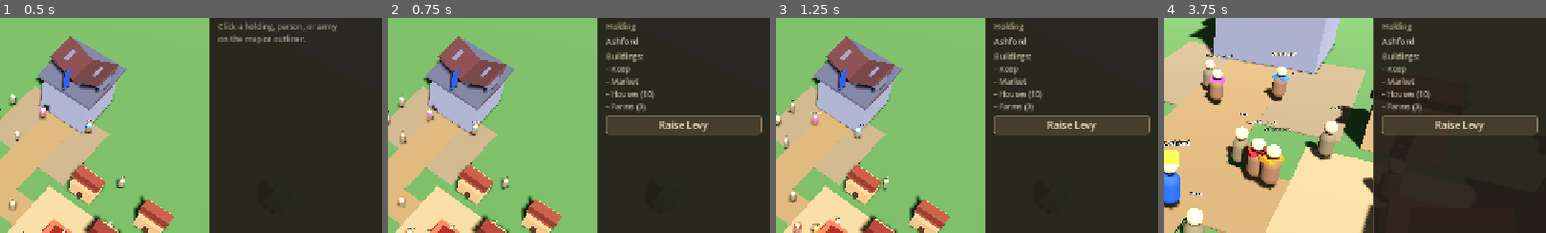
Above: before the commit, frames 1-4 (left to right).
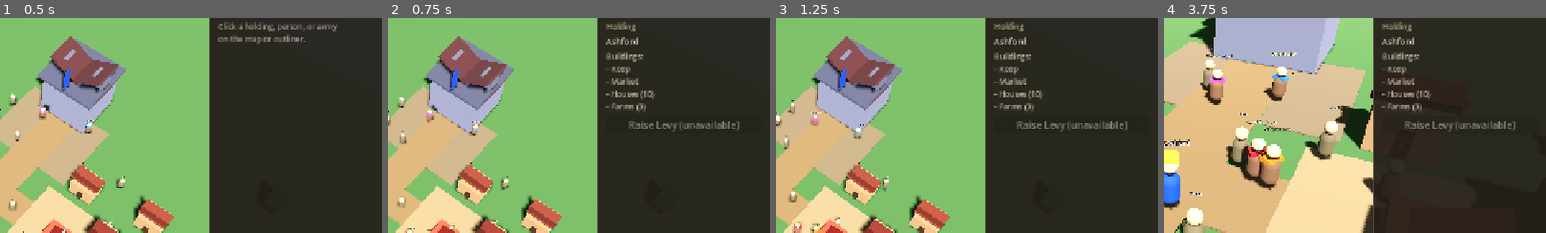
Above: after the commit, the same moments.

Repository: lpoyoll/Realm-of-Kings
Game: Godot game, scene res://scenes/main.tscn
Same seed, same stepped clock (60 frames per second), same inputs: the game is played once before the commit and once after it.
Inputs (mouse positions are % of the whole screen's width and height, from its top left):
- Up to frame 1 (0.5 s): no input
- Up to frame 2 (0.75 s): click "Ashford" at 0.5 s
- Up to frame 3 (1.25 s): no input
- Up to frame 4 (3.75 s): click "Aldric Ashford" at 1.25 s; click "Go to" at 2 s; click "Go to" at 2.75 s; move the mouse to (72, 45) at 3.52 s; hold D (move_right) from 3.53 s (still down); hold Q (camera_orbit_left) from 3.53 s (still down); click (72, 45) at 3.67 s
The pictures show only the part of the screen within x 49-99%, y 14-64%; the shares and areas given below are measured in that part.

Frame 1 is identical in both runs. In frame 2, 3.6% of the frame differs, in the area x 57-98%, y 45-55%; in frame 3, 3.6%; in frame 4, 3.6%.
Error after the commit: Parse Error: Expected end of statement after variable declaration, found "Identifier" instead. (res://scripts/army/army_controller.gd:37)

Commit message:
Silence army formation INTEGER_DIVISION warning.
Use index div columns for slot row math.

Diff:
--- a/scripts/army/army_controller.gd
+++ b/scripts/army/army_controller.gd
@@ -34,7 +34,7 @@
 		soldier.slot_offset = _slot_for(idx)
 
 func _slot_for(index: int) -> Vector3:
-	var row := int(index / columns)
+	var row := index div columns
 	var col := index % columns
 	var x := (col - (columns - 1) * 0.5) * formation_spacing
 	var z := float(row) * formation_spacing
